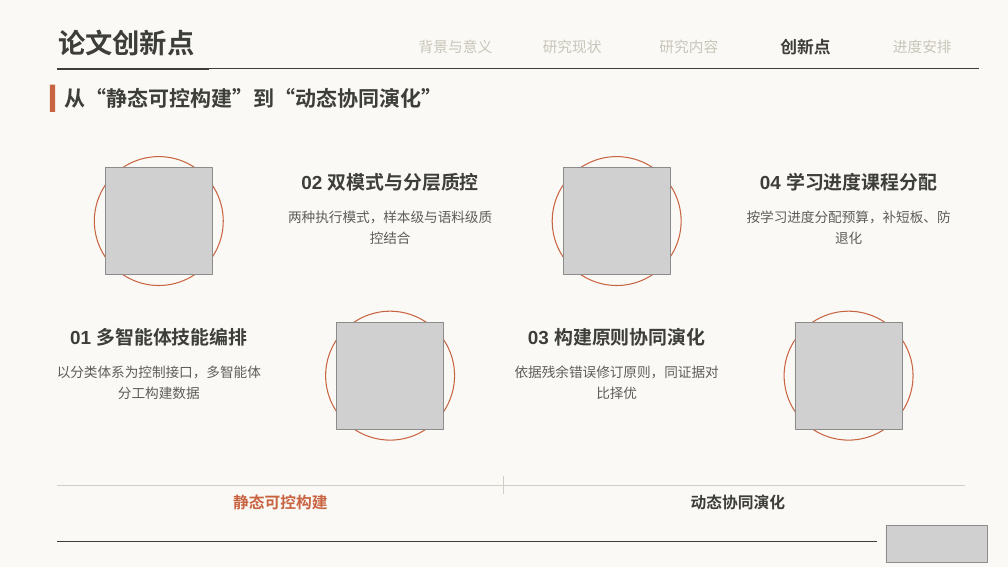
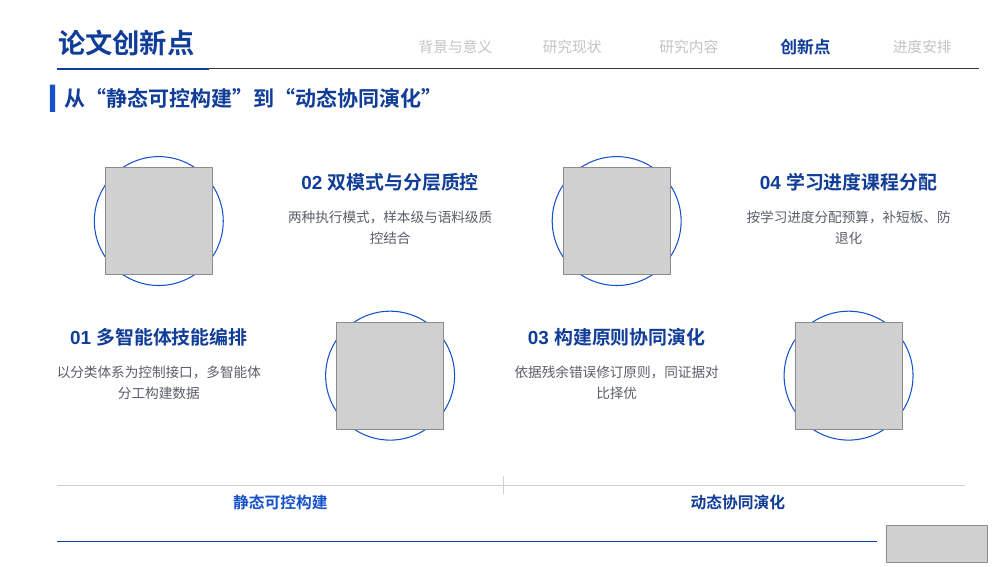
Before and after one commit to irving-2222/Graduation-Thesis, a slide deck: slide 19 of 开题答辩.pptx. Drawn at 1008x567 pixels with LibreOffice and Linux fonts; fonts in the diff are those of the drawing; grey boxes stand for pictures. Boxes give left, top, right and bottom in pixels: in the first picture for what was removed or moved away, otherwise in the second. Text is boxed around its words. In the diff, an @@ line names an element or a change of style, - is before the commit and + after.

```diff
--- a/开题答辩.pptx
+++ b/开题答辩.pptx
@@ background #FAF9F5 to #FFFFFF @@
@@ text "论文创新点" at [58,29,195,56]: font TeX Gyre Schola to Arial, text colour #3D3D3A to #103D98 @@
@@ rectangle at [50,85,55,112]: fill #C96442 to #1551CA @@
@@ line (57, 69) - (979, 69): stroke #3D3D3A 0.5 pt to #373B43 0.5 pt @@
@@ line (57, 69) - (209, 69): stroke #3D3D3A 1.75 pt to #103D98 1.75 pt @@
@@ text "从“静态可控构建”到“动态协同演化”" at [64,88,443,108]: font TeX Gyre Schola to Arial, text colour #3D3D3A to #103D98 @@
@@ text colour #5E5D59 to #595F69 in 4 elements at [57,365,261,399], [288,210,492,244], [515,365,719,399], [747,210,951,244] @@
@@ outline #C96442 1 pt to #1551CA 1 pt in 4 elements at [95,157,224,286], [326,312,455,441], [552,157,681,286], [784,312,913,441] @@
@@ fill #E6CBBA to #D5E1F5 in 4 elements at [105,168,212,275], [337,322,444,430], [563,168,671,275], [796,322,903,430] @@
@@ text "静态可控构建" at [233,494,327,510]: text colour #C96442 to #1551CA @@
@@ text colour #3D3D3A to #103D98 in 6 elements at [70,328,247,346], [301,173,479,191], [528,328,705,346], [760,173,937,191], [780,38,830,55], [691,494,785,510] @@
@@ line (57, 541) - (876, 541): stroke #3D3D3A 0.5 pt to #103D98 0.5 pt @@
```
Also in this commit, not shown: 21 other slides changed, 1 other file.
